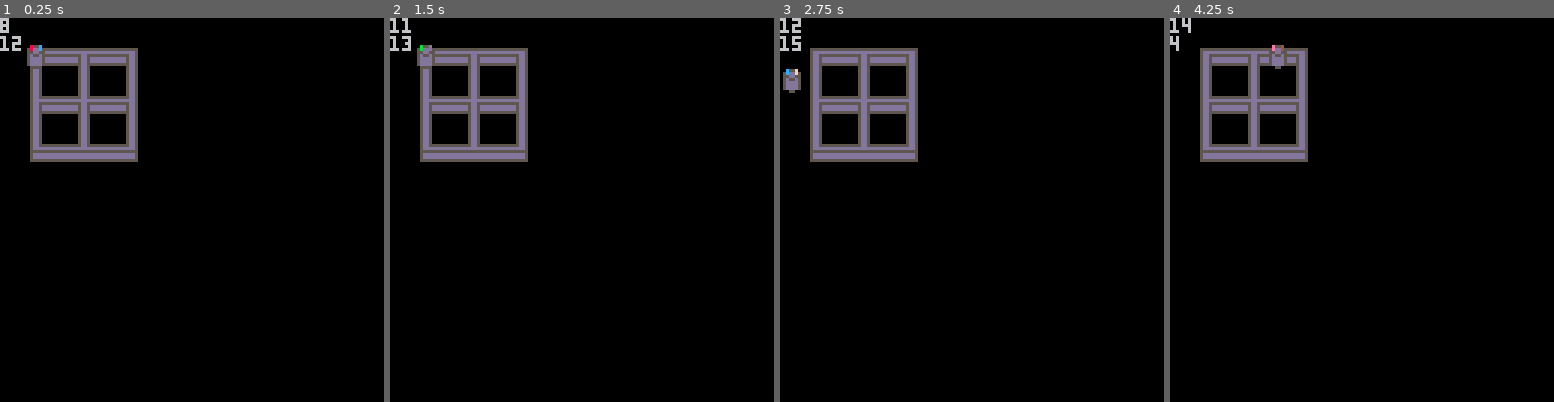
Above: before the commit, frames 1-4 (left to right).
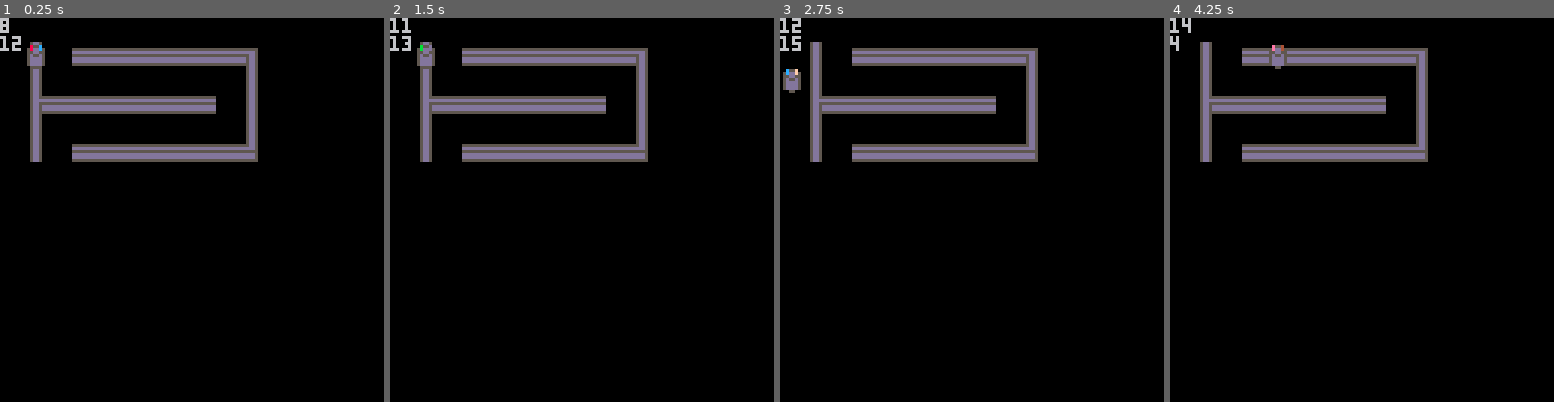
Above: after the commit, the same moments.

Repository: nfearnley/girltower
Game: PICO-8 cartridge girltower.p8
Same seed, same stepped clock (60 frames per second), same inputs: the game is played once before the commit and once after it.
Inputs:
- Up to frame 1 (0.25 s): no input
- Up to frame 2 (1.5 s): tap O (Z key) at 0.33, 0.7, 1.43 s; tap X (X key) at 1.07 s
- Up to frame 3 (2.75 s): hold Left 1.97-2.37 s; tap X (X key) at 2.07, 2.4, 2.73 s; tap O (Z key) at 2.22 s; hold Down from 2.42 s (still down)
- Up to frame 4 (4.25 s): release Down at 2.82 s; hold Right 2.87-3.53 s; tap X (X key) every 0.33 s from 3.07 to 4.07 s; tap O (Z key) at 3.1, 3.98 s; hold Up 3.58-4.08 s; hold Right from 4.13 s (still down)

The runs differ from the first frame. In frame 1, 6.5% of the frame differs, in the area x 7-68%, y 6-38%; in frame 2, 6.5%; in frame 3, 6.6%; in frame 4, 6.6%.

Commit message:
more graphics

Diff:
--- a/girltower.p8
+++ b/girltower.p8
@@ -33,7 +33,7 @@
 
 function _draw()
   cls()
-  map(0,0,0,0,8,8)
+  map(0,0,0,0,16,16)
   pal(12,col)
   pal(8,p_one)
   pal(12,p_two)
@@ -78,11 +78,11 @@
 00555555555555555555550000000000000000000000000000000000000000000000000000000000000000000000000000000000000000000000000000000000
 __map__
 0000000000000004000000000000000000000000000000000000000000000000000000000000000000000000000000000000000000000000000000000000000000000000000000000000000000000000000000000000000000000000000000000000000000000000000000000000000000000000000000000000000000000000
-0010021102120000000000000000000000000000000000000000000000000000000000000000000000000000000000000000000000000000000000000000000000000000000000000000000000000000000000000000000000000000000000000000000000000000000000000000000000000000000000000000000000000000
-0001000100010000000000000000000000000000000000000000000000000000000000000000000000000000000000000000000000000000000000000000000000000000000000000000000000000000000000000000000000000000000000000000000000000000000000000000000000000000000000000000000000000000
-0020022102220000000000000000000000000000000000000000000000000000000000000000000000000000000000000000000000000000000000000000000000000000000000000000000000000000000000000000000000000000000000000000000000000000000000000000000000000000000000000000000000000000
-0001000100010000000000000000000000000000000000000000000000000000000000000000000000000000000000000000000000000000000000000000000000000000000000000000000000000000000000000000000000000000000000000000000000000000000000000000000000000000000000000000000000000000
-0030023102320000000000000000000000000000000000000000000000000000000000000000000000000000000000000000000000000000000000000000000000000000000000000000000000000000000000000000000000000000000000000000000000000000000000000000000000000000000000000000000000000000
+0001000202020202020212000000000000000000000000000000000000000000000000000000000000000000000000000000000000000000000000000000000000000000000000000000000000000000000000000000000000000000000000000000000000000000000000000000000000000000000000000000000000000000
+0001000000000000000001000000000000000000000000000000000000000000000000000000000000000000000000000000000000000000000000000000000000000000000000000000000000000000000000000000000000000000000000000000000000000000000000000000000000000000000000000000000000000000
+0020020202020202020001000000000000000000000000000000000000000000000000000000000000000000000000000000000000000000000000000000000000000000000000000000000000000000000000000000000000000000000000000000000000000000000000000000000000000000000000000000000000000000
+0001000000000000000001000000000000000000000000000000000000000000000000000000000000000000000000000000000000000000000000000000000000000000000000000000000000000000000000000000000000000000000000000000000000000000000000000000000000000000000000000000000000000000
+0001000202020202020232000000000000000000000000000000000000000000000000000000000000000000000000000000000000000000000000000000000000000000000000000000000000000000000000000000000000000000000000000000000000000000000000000000000000000000000000000000000000000000
 
 
 
